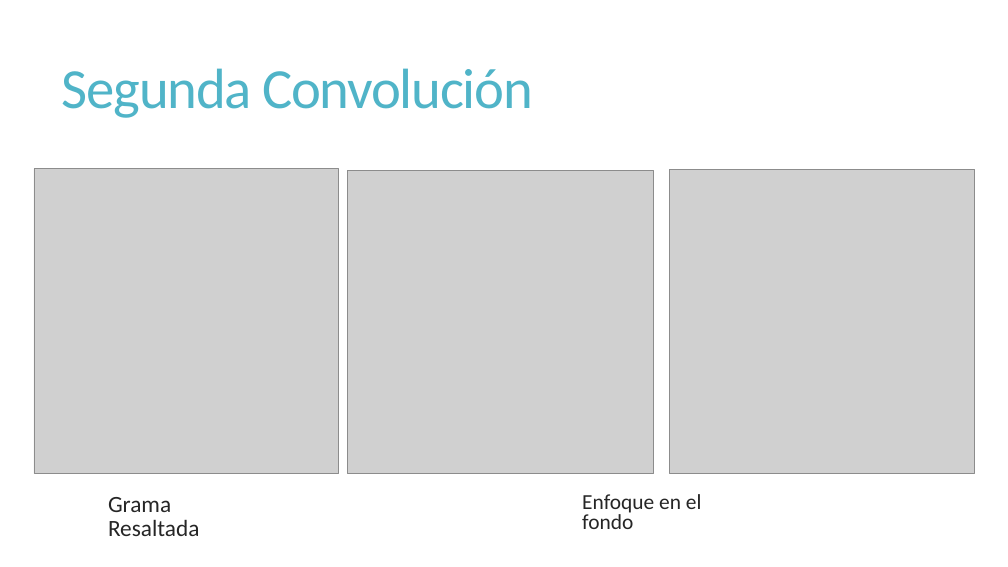
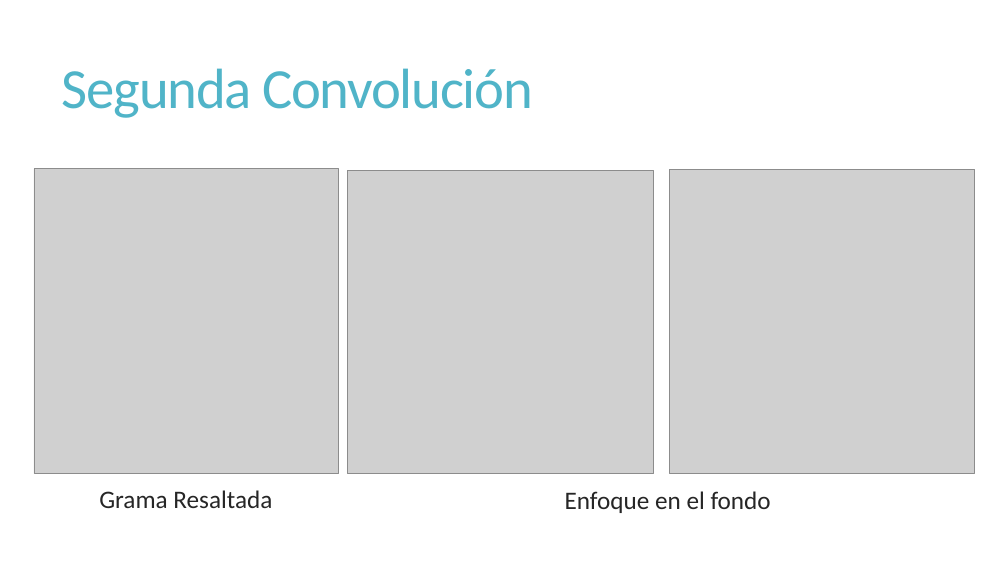
Before and after one commit to JoseGuzmanZamora/ArtClassification, a slide deck: slide 16 of ArtClassification.pptx. Drawn at 1008x567 pixels with LibreOffice and Linux fonts; fonts in the diff are those of the drawing; grey boxes stand for pictures. Boxes give left, top, right and bottom in pixels: in the first picture for what was removed or moved away, otherwise in the second. Text is boxed around its words. In the diff, an @@ line names an element or a change of style, - is before the commit and + after.

```diff
--- a/ArtClassification.pptx
+++ b/ArtClassification.pptx
@@ text "Grama Resaltada": place and size @@
-text "Grama Resaltada" at <box>108,497,200,536</box>
+text "Grama Resaltada" at <box>99,490,272,508</box>
@@ text "Grama Resaltada" at <box>99,490,272,508</box>: size 22.2 to 24 pt @@
@@ text "Enfoque en el fondo": place and size @@
-text "Enfoque en el fondo" at <box>582,494,702,529</box>
+text "Enfoque en el fondo" at <box>565,491,771,513</box>
@@ text "Enfoque en el fondo" at <box>565,491,771,513</box>: size 20.4 to 24 pt; line spacing 0.75 to 0.85 @@
```
Also in this commit, not shown: 13 other slides changed, 2 slides added, 1 slide removed, 19 other files.
